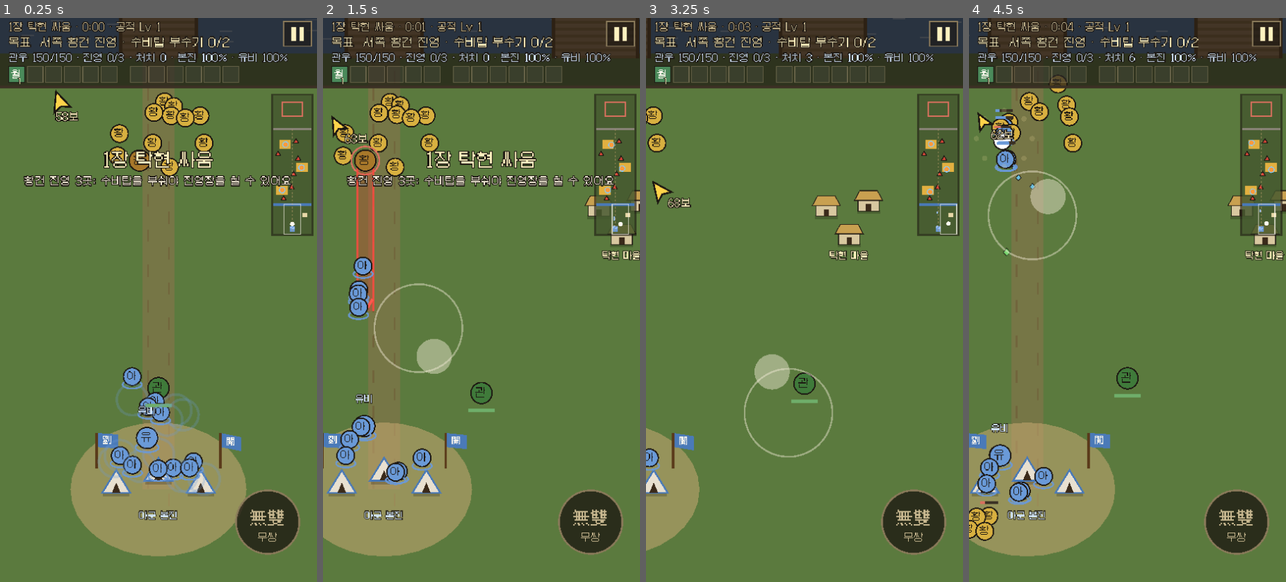
Above: before the commit, frames 1-4 (left to right).
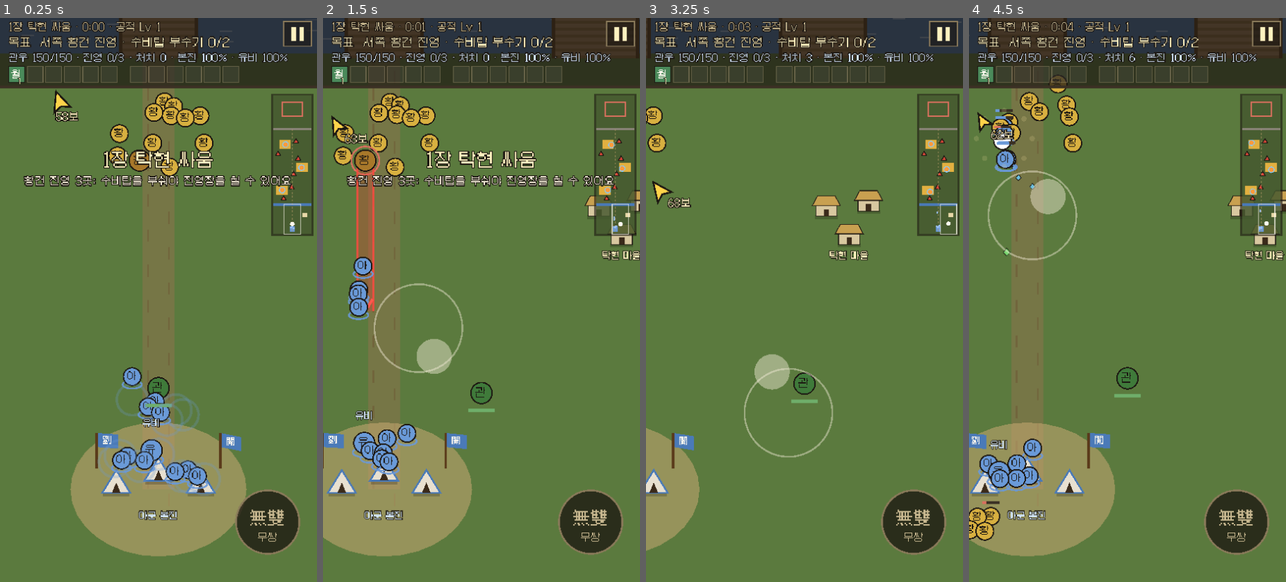
Above: after the commit, the same moments.

Repository: Dong-yeon/ThreeKindomFall
Game: Godot game, scene res://scenes/battle.tscn
The game is run twice, just before and just after one commit, with the same random seed, the same clock (stepped at 60 frames per second) and the same inputs.
Inputs (mouse positions are in pixels of both pictures, inside the frame that each line leads up to):
- Up to frame 1 (0.25 s): no input
- Up to frame 2 (1.5 s): tap Enter at 0.5 s; move the mouse to (551, 271) at 0.52 s; hold Right 0.53-1.25 s; tap K at 0.6 s; click (551, 271) at 0.67 s; tap Space at 0.77 s; drag from (418, 328) to (465, 412) at 1.27 s
- Up to frame 3 (3.25 s): move the mouse to (836, 175) at 2.02 s; hold Right 2.03-2.75 s; tap K at 2.1 s; drag from (788, 412) to (709, 215) at 2.77 s
- Up to frame 4 (4.5 s): move the mouse to (1222, 384) at 3.52 s; hold Left 3.53-4.25 s; tap K at 3.6 s; tap Space at 3.77 s; drag from (1032, 215) to (1079, 159) at 4.27 s

The runs differ from the first frame. In frame 1, 1.6% of the frame differs, in the area x 34-93%, y 37-84%; in frame 2, 2.0%, in the area x 3-93%, y 36-83%; in frame 3, 0.1%; in frame 4, 2.0%.

Commit message:
feat(godot): 본진 · 진영을 지키는 아군이 적이 없을 때 자리 둘레를 천천히 거닒
Co-Authored-By: Claude Opus 5.5 <noreply@anthropic.com>

Diff:
--- a/godot/scripts/ally.gd
+++ b/godot/scripts/ally.gd
@@ -16,6 +16,11 @@
 var tg: Enemy = null
 var slot := 0.0
 var size := 24.0
+## 지키는 아군이 적이 없을 때 자리 둘레를 천천히 거닒(2026-10-13): 다음에 자리를 바꿀 때까지 · 자리 거리.
+## 판의 다른 난수(--seed 재현)에 영향이 없게 따로 된 난수
+var stroll_t := 0.0
+var stroll_r := 1.0
+static var _rng := RandomNumberGenerator.new()
 
 
 func setup(b: Battle, key: String, at: Vector2, m: String, anchor_id: String) -> void:
@@ -71,8 +76,13 @@
 		var G := b.march_goal(position)
 		g = G.pos + Vector2(cos(slot) * 34, sin(slot) * 26)
 	else:
+		stroll_t -= dt
+		if stroll_t <= 0:
+			stroll_t = _rng.randf_range(2.5, 5.5)
+			slot = _rng.randf() * TAU
+			stroll_r = _rng.randf_range(0.3, 1.3)
 		var ap: Vector2 = anc.get("pos", position)
-		g = ap + Vector2(cos(slot) * 50, sin(slot) * 36)
+		g = ap + Vector2(cos(slot) * 50, sin(slot) * 36) * stroll_r
 	var d := g.distance_to(position)
 	last_pos = position
 	if d > reach:
@@ -84,7 +94,8 @@
 		var md := m.length()
 		if md == 0.0:
 			md = 1.0
-		var sp := spd * (1.25 if march and tg == null else 1.0)
+		# 진군 부대는 빨리, 지키는 아군이 자리 둘레를 거닐 땐 천천히(멀리서 돌아올 땐 제 빠르기)
+		var sp := spd * (1.25 if march and tg == null else (0.4 if tg == null and d < 90 else 1.0))
 		position += m / md * minf(md, sp * dt)
 		b.push_out(self)
 	elif tg != null and cd <= 0:
